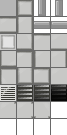
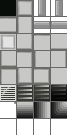
The second 67 x 135 image is a revision of the first. Changes to its layers:
painted on "wall_right" over [52, 52, 60, 58]
painted on "wall_lower_left" over [9, 60, 15, 65]
painted on "wall_lower_right" over [26, 35, 31, 41]
painted on "wall_upper_left" over [2, 77, 7, 83]
painted on "wall_upper_right" over [18, 53, 24, 58]
painted on "wall_left" over [36, 52, 43, 57]
painted on "wall_upper" over [35, 36, 41, 41]
painted on "wall_lower" over [52, 35, 60, 41]
painted on "wall_vertical" over [19, 18, 26, 23]
painted on "wall_horizontal" over [1, 18, 26, 24]
removed layer "floor" over [0, 0, 16, 16]
added layer "Ebene 1" above "floor_shadows" over [0, 0, 67, 118]
added layer "floor_base" above "stairs" over [0, 0, 16, 16]
removed layer "wall_twocorners_hor" over [34, 102, 50, 118]
removed layer "wall_twocorners" over [17, 102, 33, 118]
painted on "wall_corner" over [0, 102, 16, 118]
added layer "wall_fade_horizontal Kopie 2" above "wall_fade_vertical" over [51, 102, 67, 118]
added layer "wall_fade_vertical" above "wall_fade_horizontal" over [34, 102, 50, 118]
added layer "wall_fade_horizontal" above "blank_wall" over [17, 102, 33, 118]
painted on "blank_wall" over [35, 69, 60, 80]
painted on "wall_u" over [20, 69, 26, 73]
